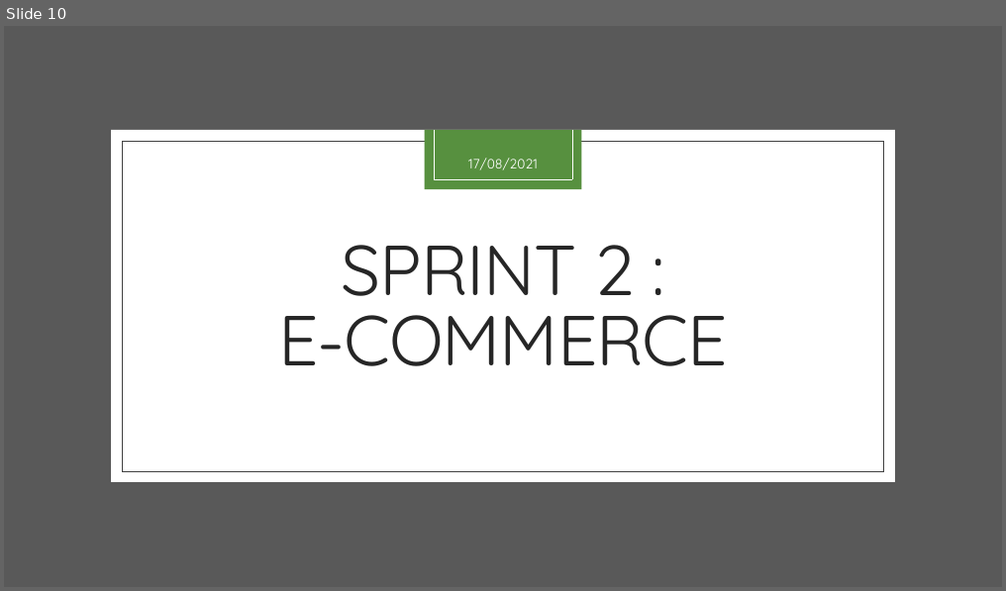
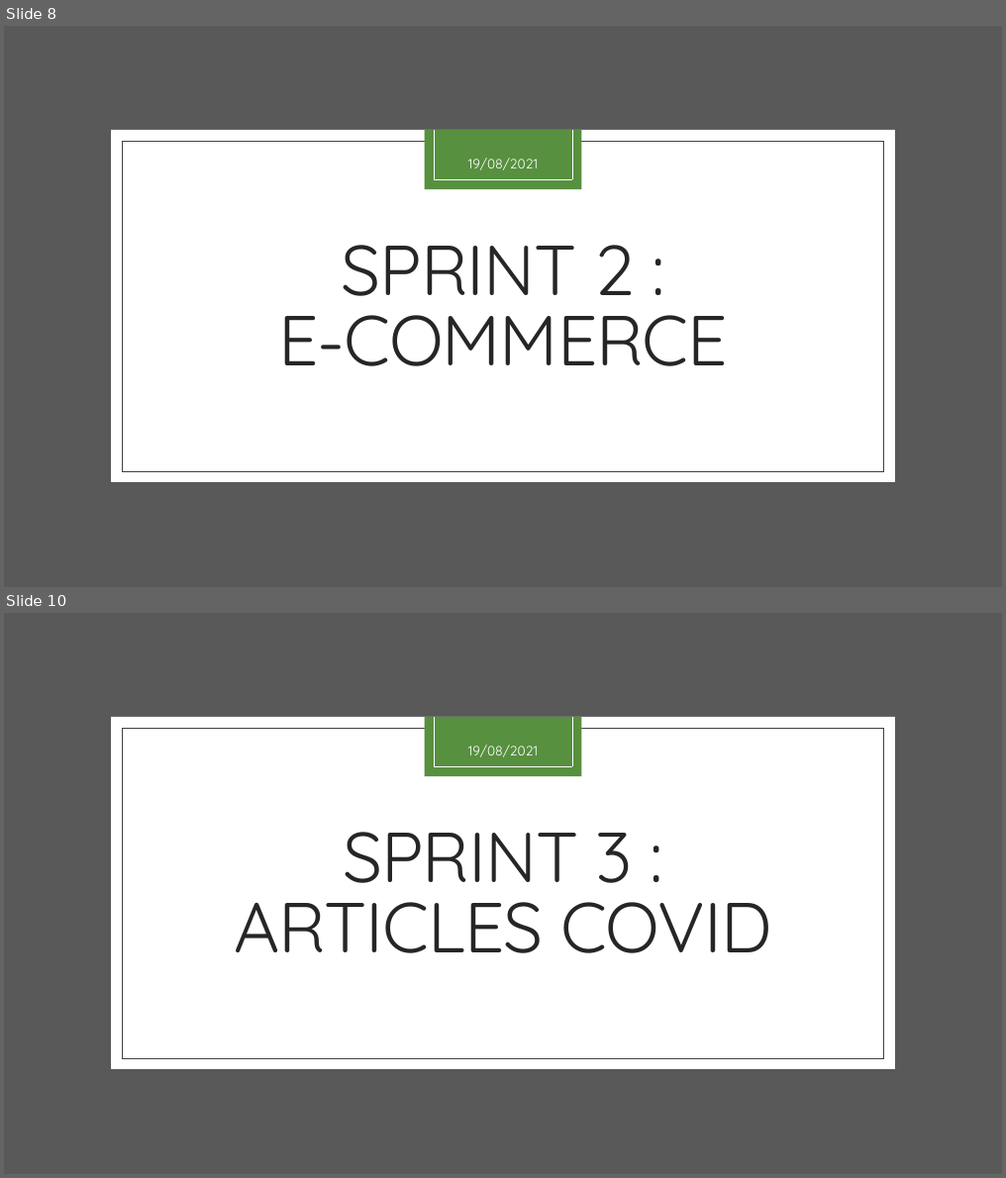
Before and after one commit to JeanTalgornThomas/symfony-cours, a slide deck: présentation.pptx. Shown one above the other, each under a label of ours: slide 10 before the commit, slides 8 and 10 after it; the slides between them are not shown. The pictures are 1006x591 and 1006x1178 pixels, drawn with LibreOffice and Linux fonts; fonts in the diff are those of the drawing. Boxes give left, top, right and bottom in pixels: in the first picture for what was removed or moved away, otherwise in the second. Text is boxed around its words. In the diff, an @@ line names an element or a change of style, - is before the commit and + after.

```diff
--- a/présentation.pptx
+++ b/présentation.pptx
@@ slide 10 added at <box>4,613,1002,1174</box>, background #FFFFFF; not listed: 7 template elements that a slide beside it also shows @@
@@ text added at <box>468,745,538,758</box>, 13 pt, text #FFFFFF @@
+19/08/2021
@@ title added at <box>235,832,771,954</box>, 68 pt, text #262626 @@
+SPRINT 3 :
+ARTICLES COVID
@@ what was slide 10 is now slide 8 @@
@@ slide 8 changed as well @@
@@ text at <box>468,158,538,171</box>: text changed @@
-17/08/2021
+19/08/2021
```
Also in this commit, not shown: 10 other slides changed, 3 other slides added, 2 slides removed, 3 other files.
